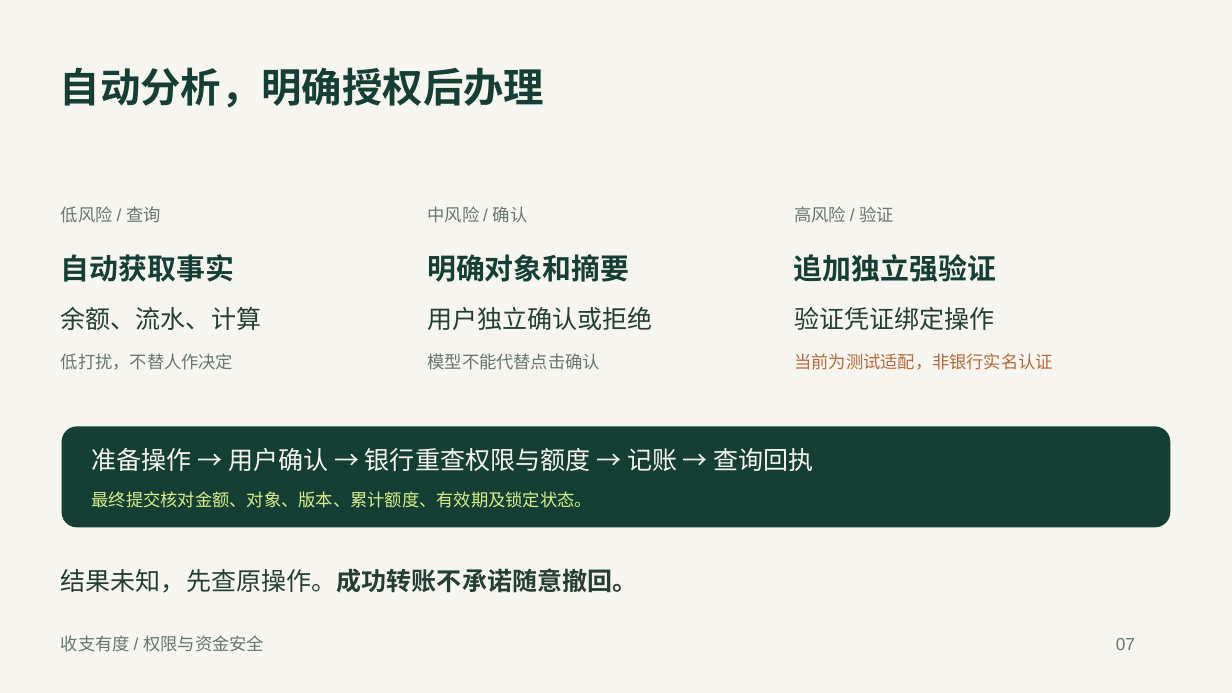
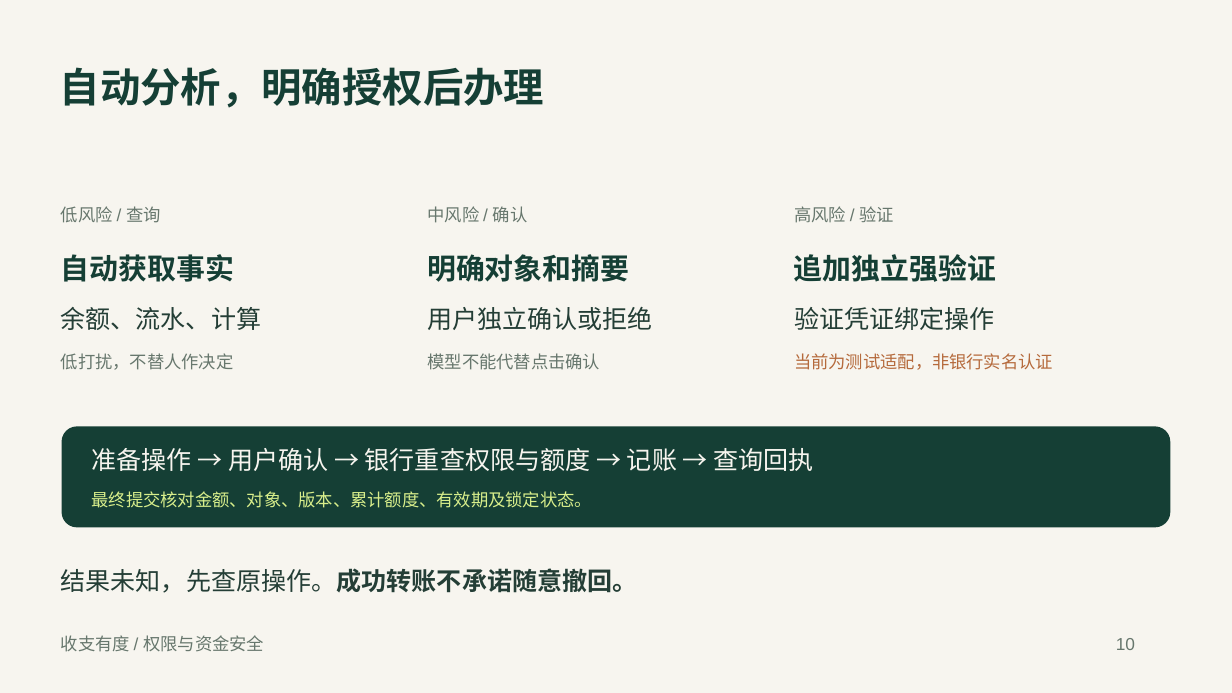
Before and after one commit to MuMi-y/shouzhi-youdu, a slide deck: slide 10 of submission/02_答辩材料_收支有度.pptx (slide 7 before the commit). Drawn at 1232x693 pixels with LibreOffice and Linux fonts; fonts in the diff are those of the drawing. Boxes give left, top, right and bottom in pixels: in the first picture for what was removed or moved away, otherwise in the second. Text is boxed around its words. In the diff, an @@ line names an element or a change of style, - is before the commit and + after.

```diff
--- a/submission/02_答辩材料_收支有度.pptx
+++ b/submission/02_答辩材料_收支有度.pptx
@@ text at (x1=1116, y1=638, x2=1135, y2=650): text changed @@
-07
+10
```
Also in this commit, not shown: 6 other slides changed, 11 slides added, 5 other files.
